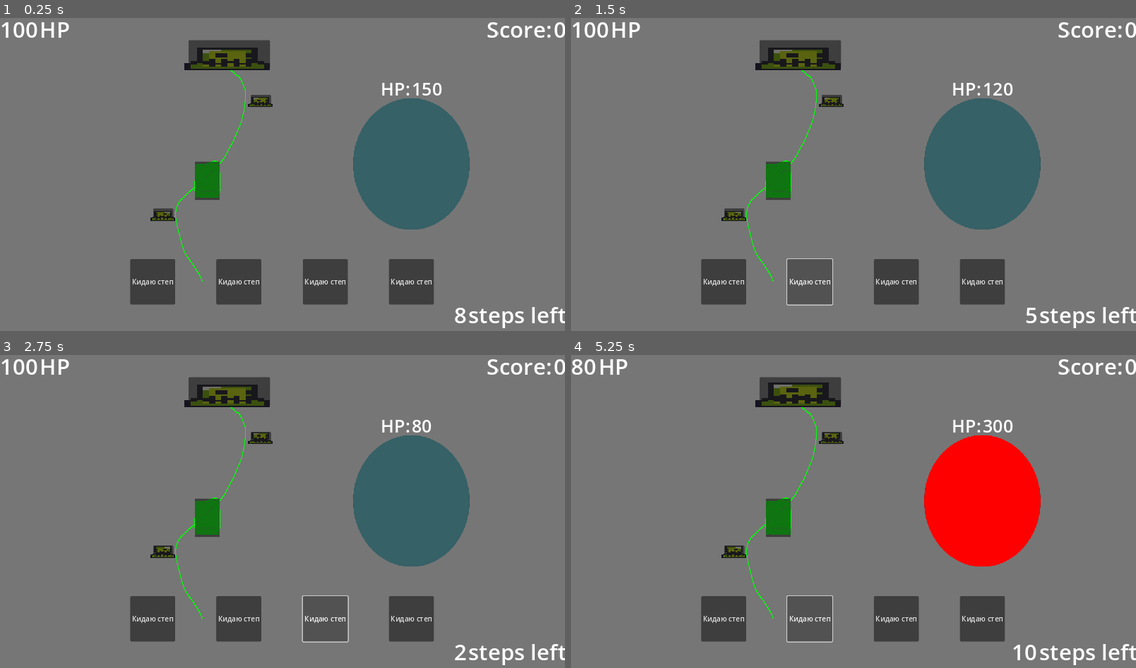
Above: before the commit, frames 1-4 (two rows, left to right).
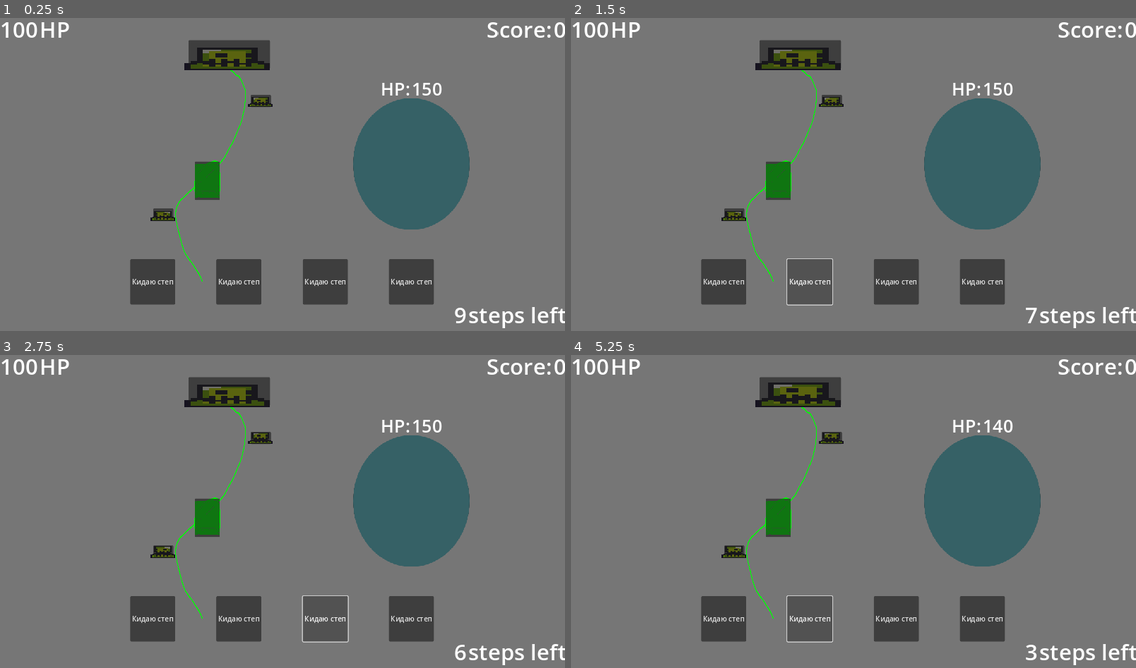
Above: after the commit, the same moments.

Repository: Kpokoko/cocojam
Game: Godot game, scene res://game/Scenes/main_game_scene.tscn
The game is run twice, just before and just after one commit, with the same random seed, the same clock (stepped at 60 frames per second) and the same inputs.
Inputs (mouse positions are in pixels of both pictures, inside the frame that each line leads up to):
- Up to frame 1 (0.25 s): no input
- Up to frame 2 (1.5 s): click "Кидаю степ" at 0.5 s; click "Кидаю степ" at 1.25 s
- Up to frame 3 (2.75 s): click "Кидаю степ" at 2 s
- Up to frame 4 (5.25 s): click "Кидаю степ" at 2.75 s; click (780, 517) at 3.52 s; click "Кидаю степ" at 4.25 s; click "Кидаю степ" at 5 s

The runs differ from the first frame. In frame 1, less than 0.1% of the frame differs, in the area x 80-83%, y 92-98%; in frame 2, less than 0.1%; in frame 3, 0.2%; in frame 4, 7.3%, in the area x 0-84%, y 1-98%.

Commit message:
effects added
effects

Diff:
--- a/Monster.gd
+++ b/Monster.gd
@@ -7,14 +7,38 @@
 @export var damage: int = 10
 @export var steps_given: int = 6
 @export var sprite_texture: Texture2D
+@export var score: int = 3
+var blocked_turns = 0
+var def_damage = damage
+
+@export var effects = {
+	"poison": {
+		"duration": 0,
+		"damage": 0
+	},
+	"fire": {
+		"duration": 0,
+		"damage": 0
+	},
+	"cut": {
+		"duration": 0,
+		"damage": 0
+	},
+	"roots": {
+		"duration": 0
+	}
+}
+
+func _ready() -> void:
+	Events.out_of_steps.connect(effects_check)
 
 func monster_initialize():
 	Globals.enemy_health = health
 	Globals.damage = damage
 	Globals.set_steps(steps_given)
-	Globals.steps = steps_given
+	Globals.steps = Globals.deafault_steps
 	Events.enemy_health_changes.emit(health)
-	Events.steps_changes.emit(steps_given)
+	Events.steps_changes.emit(Globals.steps)
 
 func take_damage(amount: int, steps: int):
 	Globals.change_enemy_health(-amount)
@@ -23,6 +47,29 @@
 	if health <= 0:
 		die()
 
+func add_effect(effect: String, damage: int, duration: int):
+	if effect in effects:
+		if effect == "roots":
+			blocked_turns = duration - 1
+			if duration > 0:
+				Globals.damage = 0
+		else:
+			effects[effect]["damage"] = damage
+			effects[effect]["duration"] = duration
+	print("Добавлен эффект " + effect)
+
+func effects_check(new_health):
+	for effect_name in effects.keys():
+		var effect_data = effects[effect_name]
+		if effect_name != "roots" and effect_data["duration"] > 0:
+			take_damage(effect_data["damage"], 0)
+			effect_data["duration"] -= 1
+	if blocked_turns > 0:
+		blocked_turns -= 1
+	else:
+		Globals.damage = damage
+
 func die():
 	Globals.spawn_new_monster()
+	Globals.change_point(score)
 	queue_free()
--- a/core/events.gd
+++ b/core/events.gd
@@ -4,3 +4,4 @@
 signal health_changes(health: int)
 signal steps_changes(steps: int)
 signal enemy_health_changes(health: int)
+signal out_of_steps(health:int)
--- a/core/globals.gd
+++ b/core/globals.gd
@@ -6,6 +6,7 @@
 var steps := 6
 var damage := 15
 var deafault_steps := 6
+var deafault_player_steps := 1
 
 func change_point(diff: int):
 	points += diff
@@ -13,7 +14,7 @@
 
 func change_health(diff: int):
 	health += diff
-	Events.health_changes.emit(health)
+	Events.health_changes.emit	(health)
 
 func change_enemy_health(diff: int):
 	enemy_health += diff
@@ -23,13 +24,17 @@
 	damage = diff
 
 func set_steps(diff: int):
-	deafault_steps = diff
+	deafault_steps = diff + deafault_player_steps
+
+func change_deafault_player_steps(diff: int):
+	deafault_player_steps += diff
 
 func change_steps(diff: int):
 	steps += diff
 	if steps <= 0:
 		change_health(-damage)
 		steps = deafault_steps
+		Events.out_of_steps.emit(health)
 
 	Events.steps_changes.emit(steps)
 
@@ -51,6 +56,7 @@
 	new_monster.health = monster_data["health"]
 	new_monster.damage = monster_data["damage"]
 	new_monster.steps_given = monster_data["steps_given"]
+	new_monster.score = monster_data["score"]
 	new_monster.get_node("Sprite2D").texture = monster_data["sprite"]
 	new_monster.monster_initialize()
 
--- a/game/Scenes/in_game_hud.gd
+++ b/game/Scenes/in_game_hud.gd
@@ -4,6 +4,7 @@
 @onready var score_label = $HBoxContainer/Score
 @onready var steps_label = $HBoxContainer2/Steps
 @onready var enemy_health_label = $"../HBoxContainer2/HP_Enemy"
+var enemy = []
 
 func _ready():
 	Events.health_changes.connect(update_health)
@@ -26,34 +27,44 @@
 	enemy_health_label.text = str(en_health)
 
 func _on_skill_1_pressed() -> void:
+	enemy = []
 	var Monster = get_tree().current_scene.get_node_or_null("Monster")
 	var monster = get_tree().current_scene.get_node_or_null("monster")
 	if Monster:
-		Monster.take_damage(10,1)
+		enemy.append(Monster)
 	elif monster:
-		monster.take_damage(10,1)
+		enemy.append(monster)
+	enemy[0].take_damage(0,1)
+	enemy[0].add_effect("roots",0,2)
 
 
 func _on_skill_2_pressed() -> void:
+	enemy = []
 	var Monster = get_tree().current_scene.get_node_or_null("Monster")
 	var monster = get_tree().current_scene.get_node_or_null("monster")
 	if Monster:
-		Monster.take_damage(20,2)
+		enemy.append(Monster)
 	elif monster:
-		monster.take_damage(20,2)
+		enemy.append(monster)
+	enemy[0].take_damage(0,1)
+	enemy[0].add_effect("poison",1,2)
 
 func _on_skill_3_pressed() -> void:
+	enemy = []
 	var Monster = get_tree().current_scene.get_node_or_null("Monster")
 	var monster = get_tree().current_scene.get_node_or_null("monster")
 	if Monster:
-		Monster.take_damage(40,3)
+		enemy.append(Monster)
 	elif monster:
-		monster.take_damage(40,3)
+		enemy.append(monster)
+	enemy[0].take_damage(0,1)
 
 func _on_skill_4_pressed() -> void:
+	enemy = []
 	var Monster = get_tree().current_scene.get_node_or_null("Monster")
 	var monster = get_tree().current_scene.get_node_or_null("monster")
 	if Monster:
-		Monster.take_damage(50,4)
+		enemy.append(Monster)
 	elif monster:
-		monster.take_damage(50,4)
+		enemy.append(monster)
+	enemy[0].take_damage(10,1)
--- a/game/scripts/MonsterData.gd
+++ b/game/scripts/MonsterData.gd
@@ -6,6 +6,7 @@
 		"health": 80,
 		"damage": 10,
 		"steps_given": 5,
+		"score": 3,
 		"sprite": preload("res://game/sprites/Goblin.svg")
 	},
 	{
@@ -13,6 +14,7 @@
 		"health": 150,
 		"damage": 20,
 		"steps_given": 8,
+		"score": 5,
 		"sprite": preload("res://game/sprites/Orc.svg")
 	},
 	{
@@ -20,6 +22,7 @@
 		"health": 300,
 		"damage": 40,
 		"steps_given": 10,
+		"score": 10,
 		"sprite": preload("res://game/sprites/Dragon.svg")
 	}
 ]
Not shown, added: game/scene_parts/monAAF9.tmp
